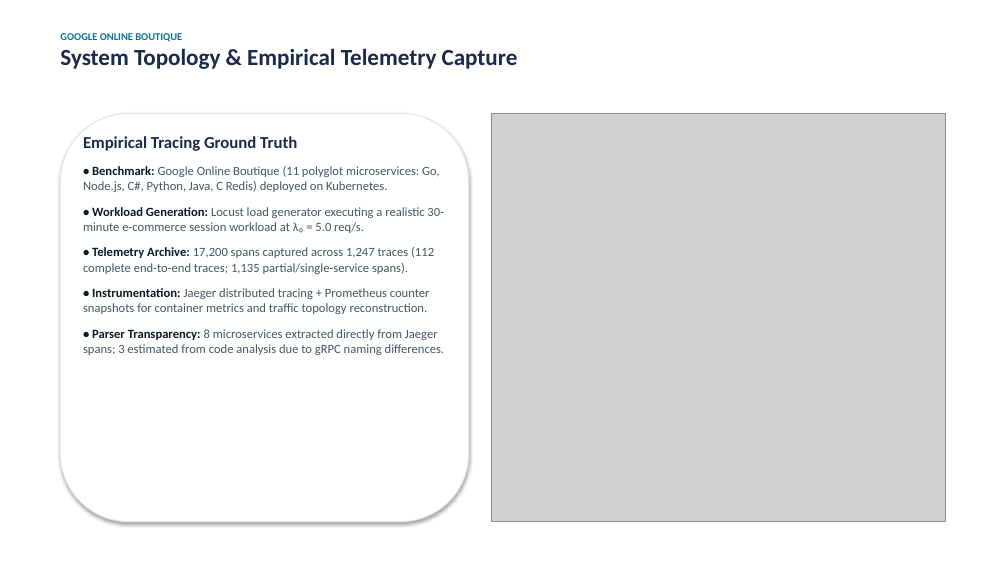
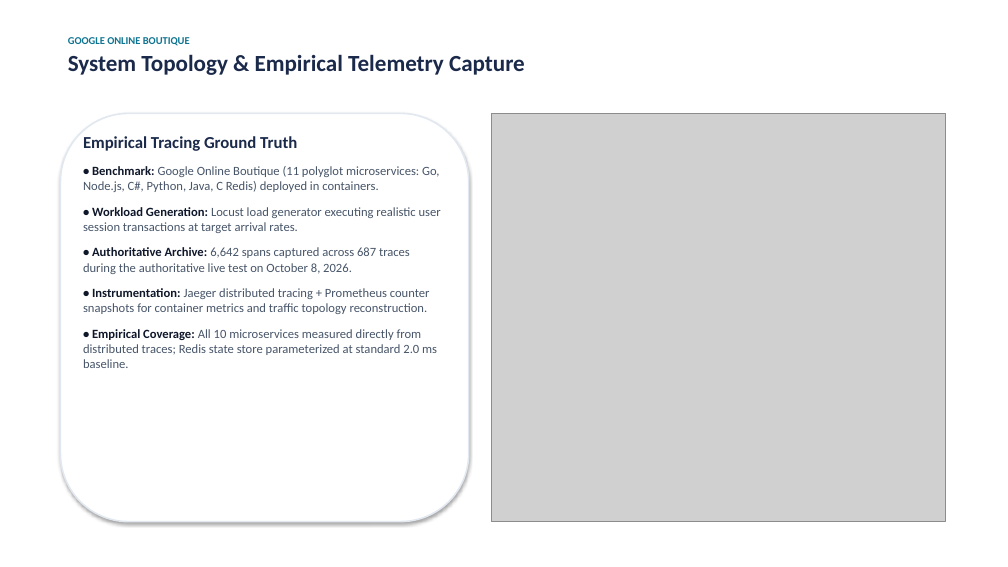
Before and after one commit to Silvio777-hub/Analytical-QN-LQN-Model-of-a-Microservice-Application, a slide deck: slide 3 of SPE_2025-26_Final_Presentation_Janneh_Silvio.pptx. Drawn at 1008x567 pixels with LibreOffice and Linux fonts; fonts in the diff are those of the drawing; grey boxes stand for pictures. Boxes give left, top, right and bottom in pixels: in the first picture for what was removed or moved away, otherwise in the second. Text is boxed around its words. In the diff, an @@ line names an element or a change of style, - is before the commit and + after.

Commit message:
Regenerated widescreen presentation deck with canonical October 8 reconciled data

```diff
--- a/SPE_2025-26_Final_Presentation_Janneh_Silvio.pptx
+++ b/SPE_2025-26_Final_Presentation_Janneh_Silvio.pptx
@@ text at (68, 54, 525, 75): more space between paragraphs @@
@@ rounded rectangle at (60, 113, 469, 522): outline #E2E8F0 1 pt to #E2E8F0 1.5 pt @@
@@ text at (83, 166, 441, 274): text changed @@
-• Benchmark: Google Online Boutique (11 polyglot microservices: Go, Node.js, C#, Python, Java, C Redis) deployed on Kubernetes.
-• Workload Generation: Locust load generator executing a realistic 30-minute e-commerce session workload at λ₀ = 5.0 req/s.
-• Telemetry Archive: 17,200 spans captured across 1,247 traces (112 complete end-to-end traces; 1,135 partial/single-service spans).
+• Benchmark: Google Online Boutique (11 polyglot microservices: Go, Node.js, C#, Python, Java, C Redis) deployed in containers.
+• Workload Generation: Locust load generator executing realistic user session transactions at target arrival rates.
+• Authoritative Archive: 6,642 spans captured across 687 traces during the authoritative live test on October 8, 2026.
@@ text at (83, 329, 437, 368): text changed @@
-• Parser Transparency: 8 microservices extracted directly from Jaeger spans; 3 estimated from code analysis due to gRPC naming differences.
+• Empirical Coverage: All 10 microservices measured directly from distributed traces; Redis state store parameterized at standard 2.0 ms baseline.
```
Also in this commit, not shown: 12 other slides changed, 1 other file.
